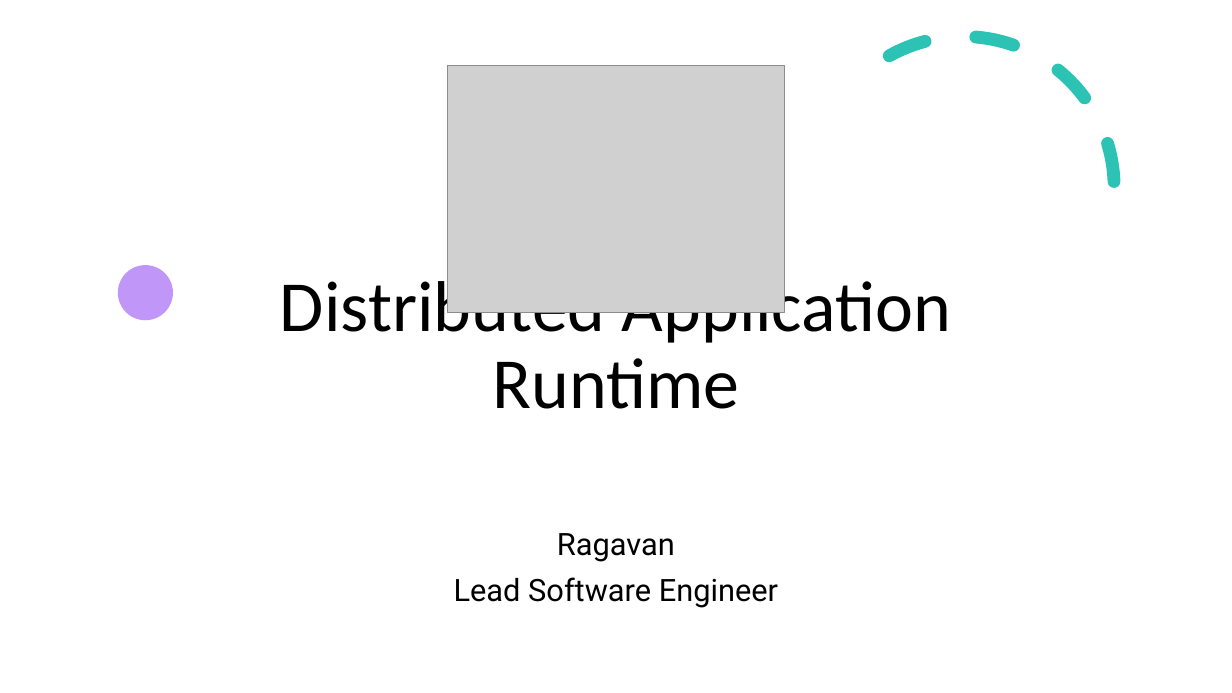
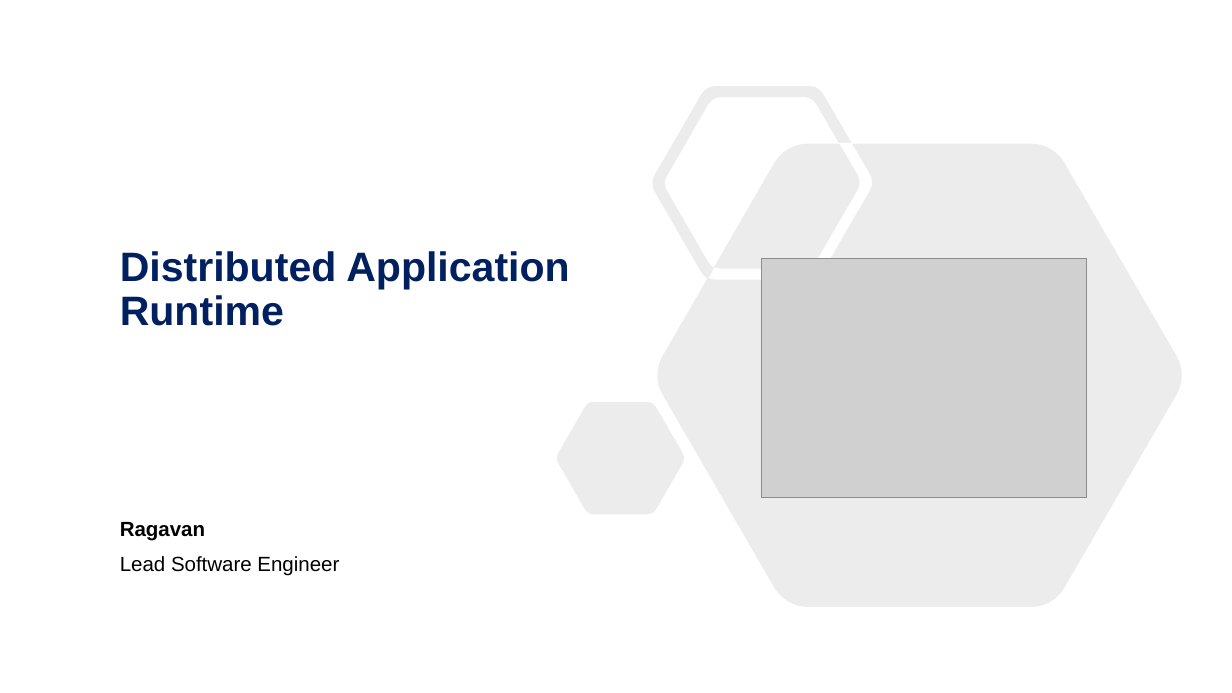
Before and after one commit to rgvna258/DaprDemoApp, a slide deck: slide 1 of files/Dapr-Final.pptx. Drawn at 1232x693 pixels with LibreOffice and Linux fonts; fonts in the diff are those of the drawing; grey boxes stand for pictures. Boxes give left, top, right and bottom in pixels: in the first picture for what was removed or moved away, otherwise in the second. Text is boxed around its words. In the diff, an @@ line names an element or a change of style, - is before the commit and + after.

```diff
--- a/files/Dapr-Final.pptx
+++ b/files/Dapr-Final.pptx
@@ rectangle removed at (0,0,1232,693) @@
@@ arc (boxed as its full ellipse) removed at (812,37,1115,339) @@
@@ freeform shape added at (557,86,1182,607), fill #808080 at 15% opacity @@
@@ title "Distributed Application Runtime": place and size @@
-title "Distributed Application Runtime" at (280,271,951,409)
+title "Distributed Application Runtime" at (120,251,569,326)
@@ title "Distributed Application Runtime" at (120,251,569,326): size 56 to 32 pt, font Calibri to Arial, text colour #000000 to #002060, bold on; alignment centre to left @@
@@ ellipse removed at (117,265,173,321) @@
@@ picture: place and size @@
-picture at (447,65,785,312)
+picture at (762,258,1087,497)
@@ subtitle "Ragavan": place and size @@
-subtitle "Ragavan" at (454,533,778,608)
+subtitle "Ragavan" at (120,522,339,576)
@@ subtitle "Ragavan" at (120,522,339,576): size 24 to 16 pt, font Roboto to Arial; bold on in "Ragavan"; alignment centre to left @@
```
Also in this commit, not shown: 18 other slides changed, 9 slides added, 4 slides removed, 15 other files.
